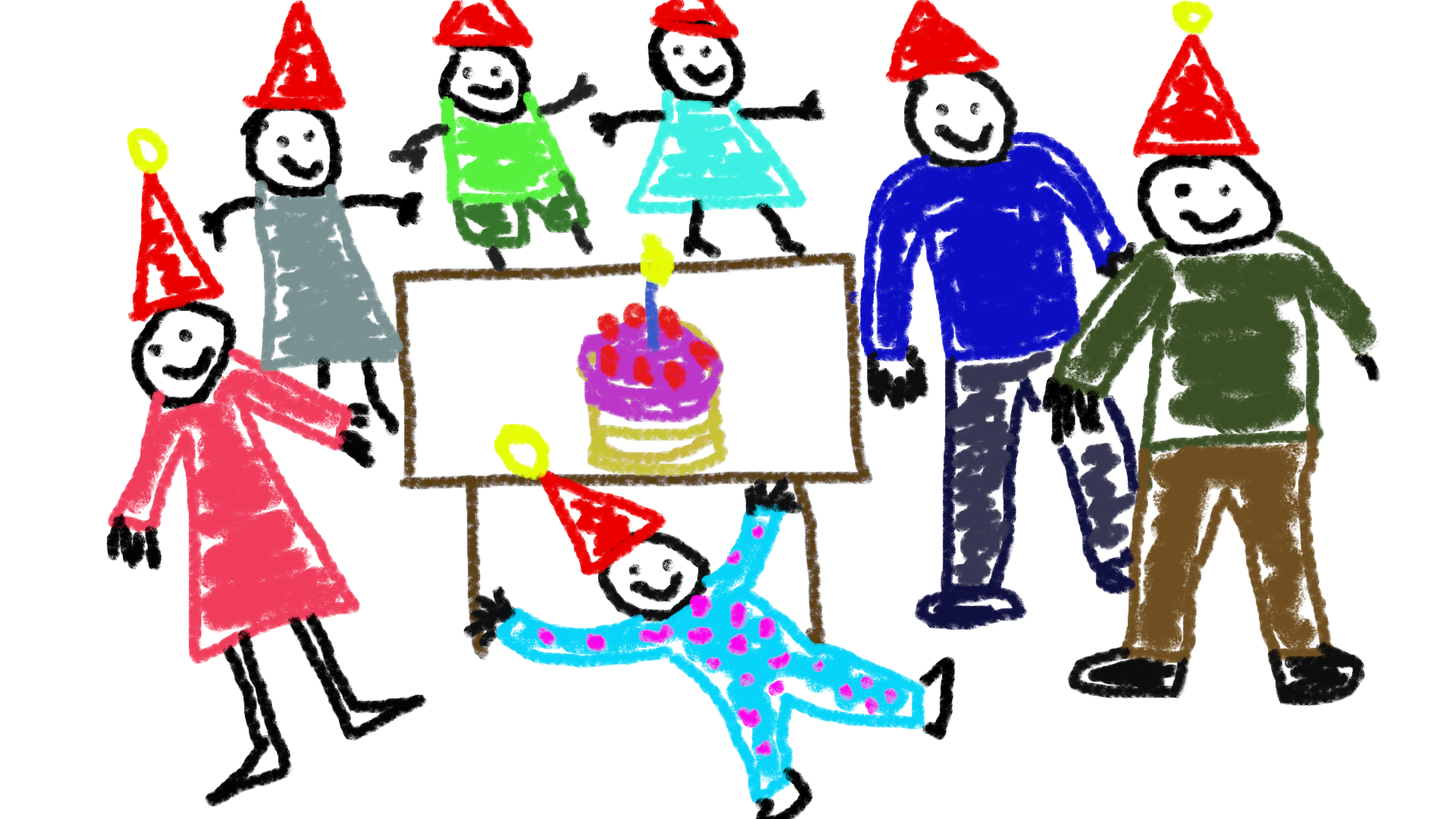
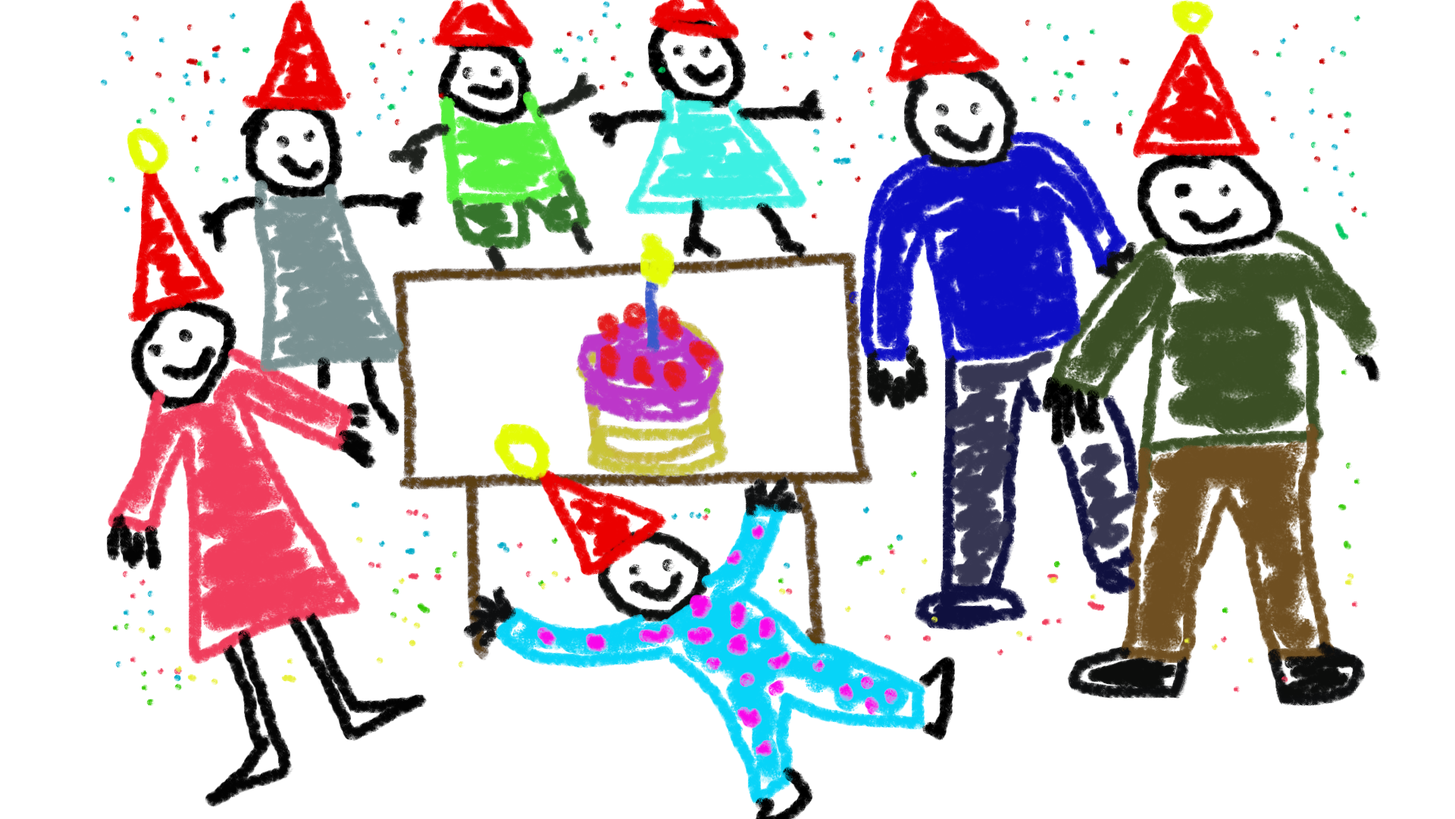
Layered file, before and after one edit (1455x819). Changes by layer:
added layer "confetti" above "parents" over (100, 0, 1369, 706)
